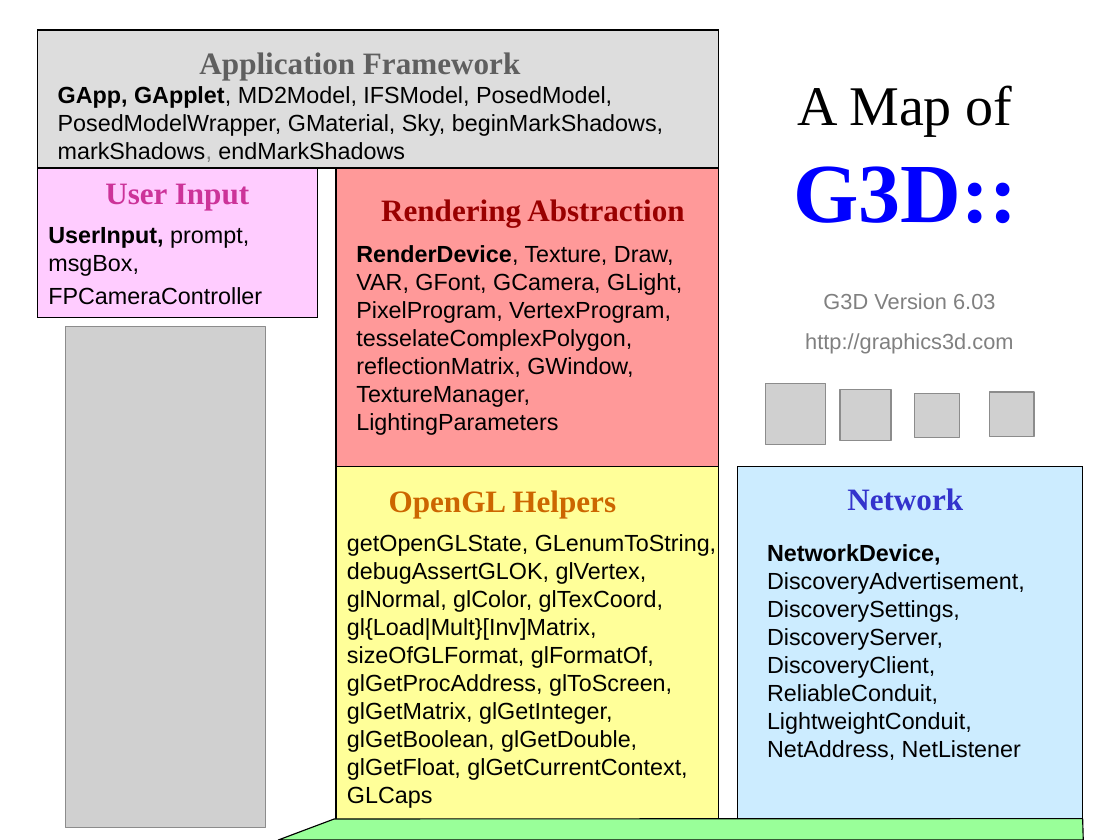
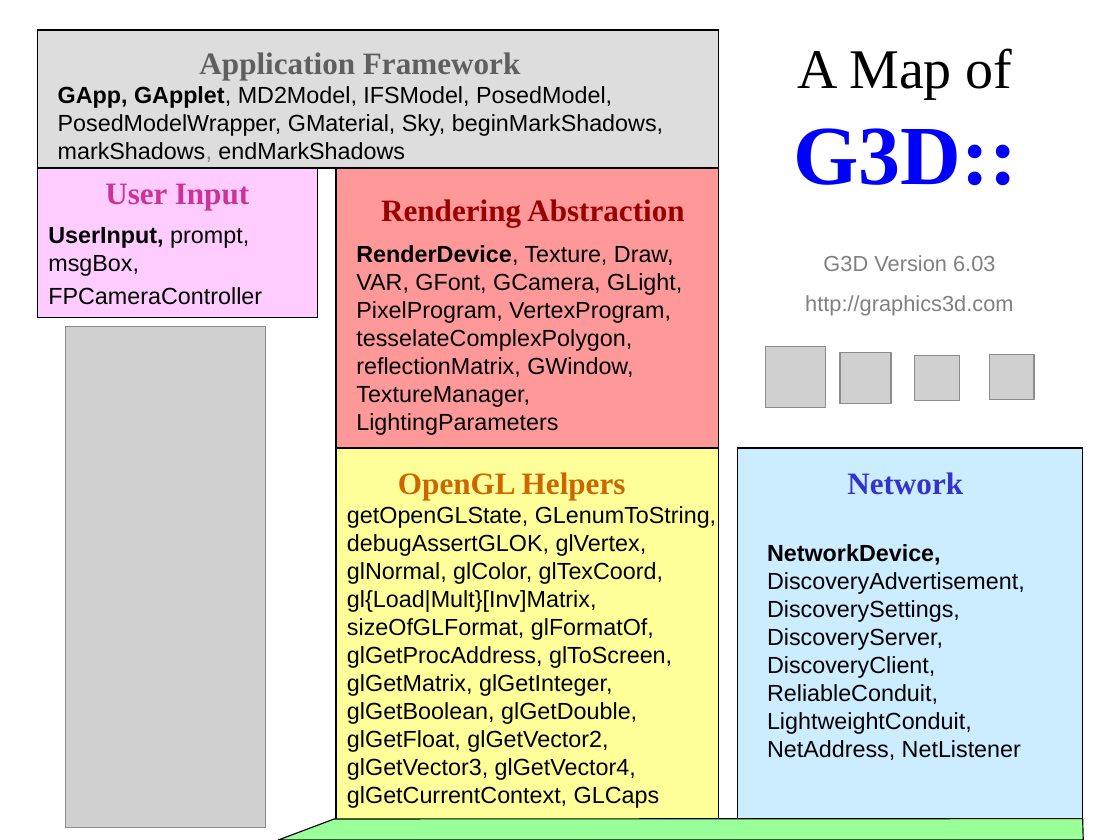
Before and after one commit to luaman/g3d-cpp, a slide deck: slide 1 of source/html/G3D-Map.ppt. Drawn at 1120x840 pixels with LibreOffice and Linux fonts; fonts in the diff are those of the drawing; grey boxes stand for pictures. Boxes give left, top, right and bottom in pixels: in the first picture for what was removed or moved away, otherwise in the second. Text is boxed around its words. In the diff, an @@ line names an element or a change of style, - is before the commit and + after.

```diff
--- a/source/html/G3D-Map.ppt
+++ b/source/html/G3D-Map.ppt
@@ 3 pictures, 1 title moved together from (x1=793, y1=85, x2=1034, y2=441) to (x1=793, y1=48, x2=1034, y2=404) @@
@@ rectangle resized from (x1=336, y1=168, x2=719, y2=467) to (x1=336, y1=168, x2=719, y2=448) @@
@@ text "G3D Version 6.03" moved from (x1=805, y1=293, x2=1013, y2=353) to (x1=805, y1=255, x2=1013, y2=316) @@
@@ picture moved from (x1=765, y1=384, x2=825, y2=446) to (x1=765, y1=346, x2=825, y2=407) @@
@@ rectangle resized from (x1=336, y1=467, x2=719, y2=822) to (x1=336, y1=448, x2=719, y2=821) @@
@@ rectangle resized from (x1=737, y1=467, x2=1082, y2=822) to (x1=737, y1=448, x2=1082, y2=821) @@
@@ text "OpenGL Helpers" moved from (x1=389, y1=490, x2=616, y2=518) to (x1=398, y1=472, x2=626, y2=499) @@
@@ text "Network" moved from (x1=847, y1=488, x2=963, y2=511) to (x1=847, y1=472, x2=963, y2=495) @@
@@ text at (x1=347, y1=506, x2=716, y2=808): text changed @@
-getOpenGLState, GLenumToString, debugAssertGLOK, glVertex, glNormal, glColor, glTexCoord, gl{Load|Mult}[Inv]Matrix, sizeOfGLFormat, glFormatOf, glGetProcAddress, glToScreen, glGetMatrix, glGetInteger, glGetBoolean, glGetDouble, glGetFloat, glGetCurrentContext, GLCaps
+getOpenGLState, GLenumToString, debugAssertGLOK, glVertex, glNormal, glColor, glTexCoord, gl{Load|Mult}[Inv]Matrix, sizeOfGLFormat, glFormatOf, glGetProcAddress, glToScreen, glGetMatrix, glGetInteger, glGetBoolean, glGetDouble, glGetFloat, glGetVector2, glGetVector3, glGetVector4, glGetCurrentContext, GLCaps
```
Also in this commit, not shown: 8 other files.
